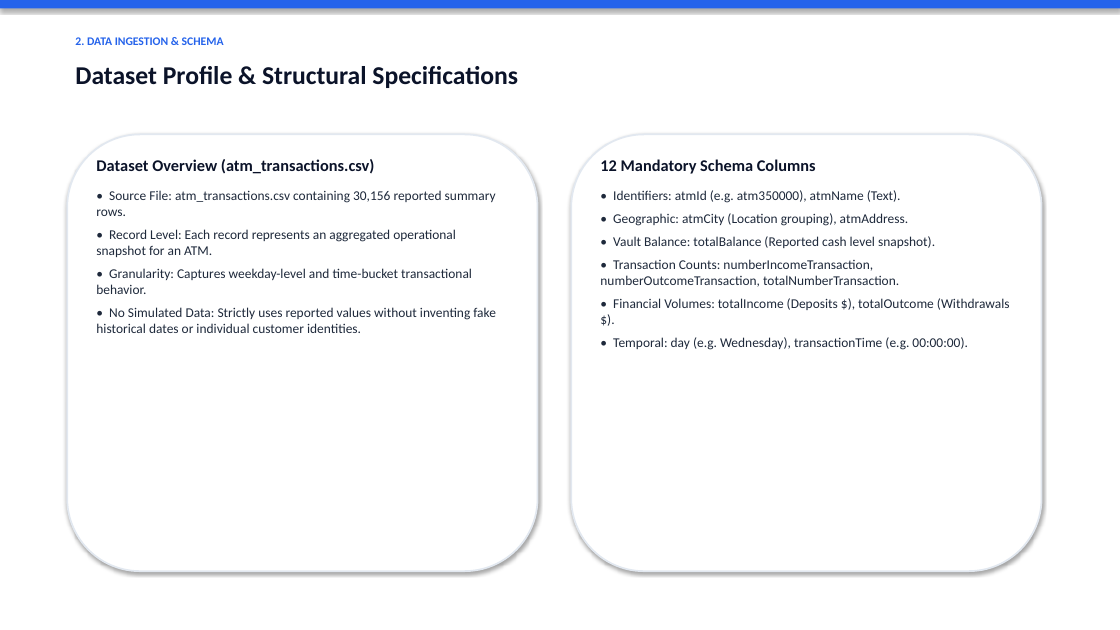
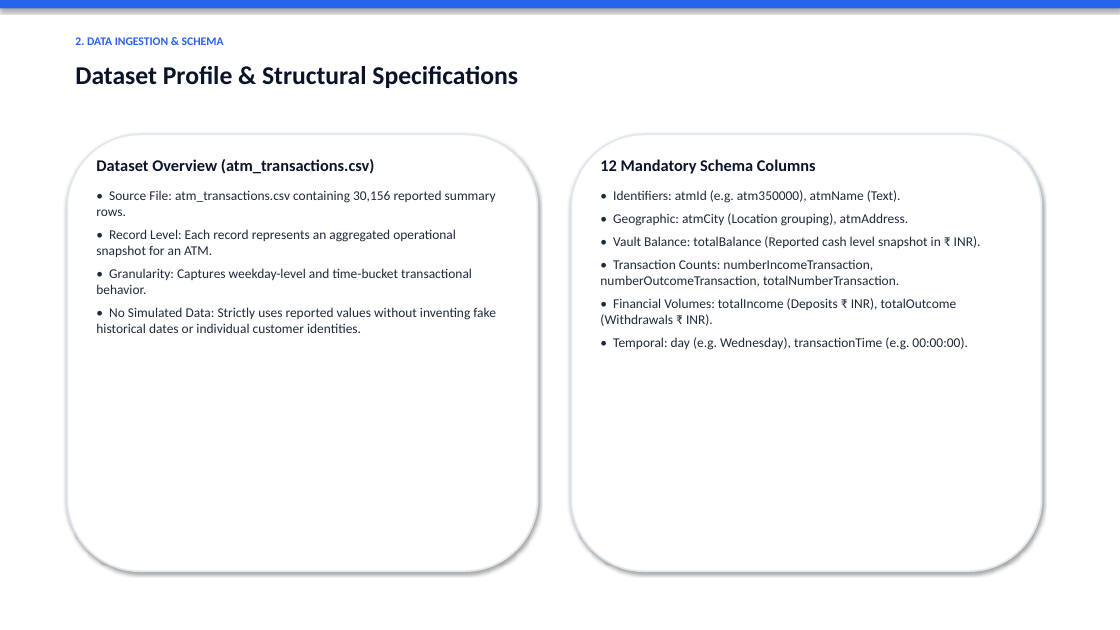
Before and after one commit to Pallavi-L-M/atm-transaction-analytics-datamart, a slide deck: slide 3 of ATM_Transaction_Analytics_DataMart.pptx. Drawn at 1120x630 pixels with LibreOffice and Linux fonts; fonts in the diff are those of the drawing. Boxes give left, top, right and bottom in pixels: in the first picture for what was removed or moved away, otherwise in the second. Text is boxed around its words. In the diff, an @@ line names an element or a change of style, - is before the commit and + after.

```diff
--- a/ATM_Transaction_Analytics_DataMart.pptx
+++ b/ATM_Transaction_Analytics_DataMart.pptx
@@ text at bbox=[613, 236, 981, 248]: text changed @@
-• Vault Balance: totalBalance (Reported cash level snapshot).
+• Vault Balance: totalBalance (Reported cash level snapshot in ₹ INR).
@@ text at bbox=[600, 298, 957, 326]: text changed @@
-• Financial Volumes: totalIncome (Deposits $), totalOutcome (Withdrawals $).
+• Financial Volumes: totalIncome (Deposits ₹ INR), totalOutcome (Withdrawals ₹ INR).
```
Also in this commit, not shown: 2 other slides changed, 13 other files.
